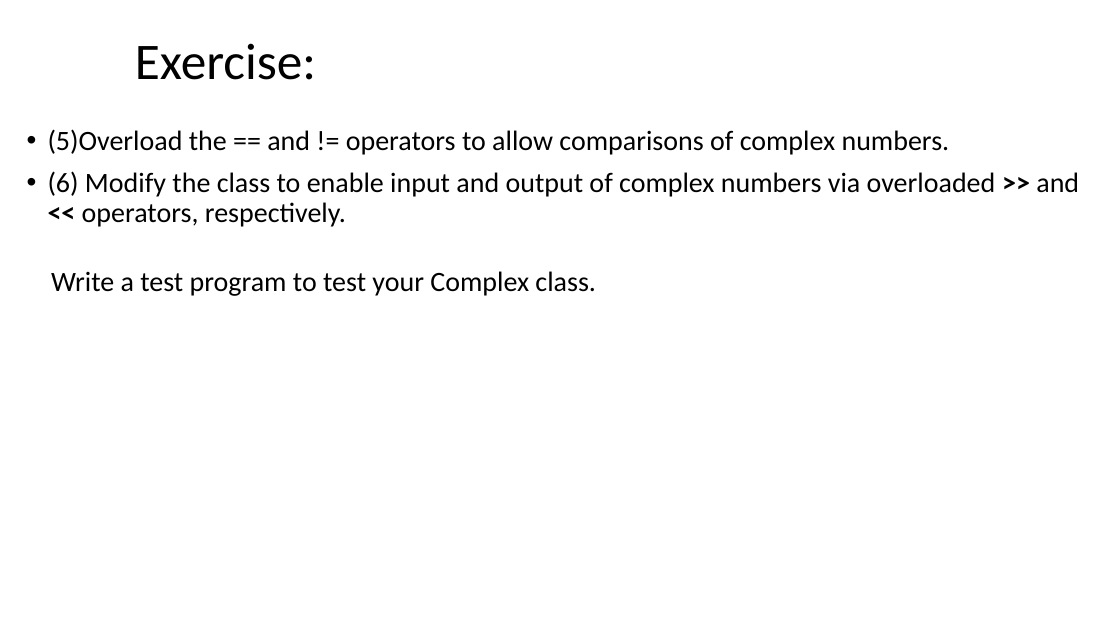
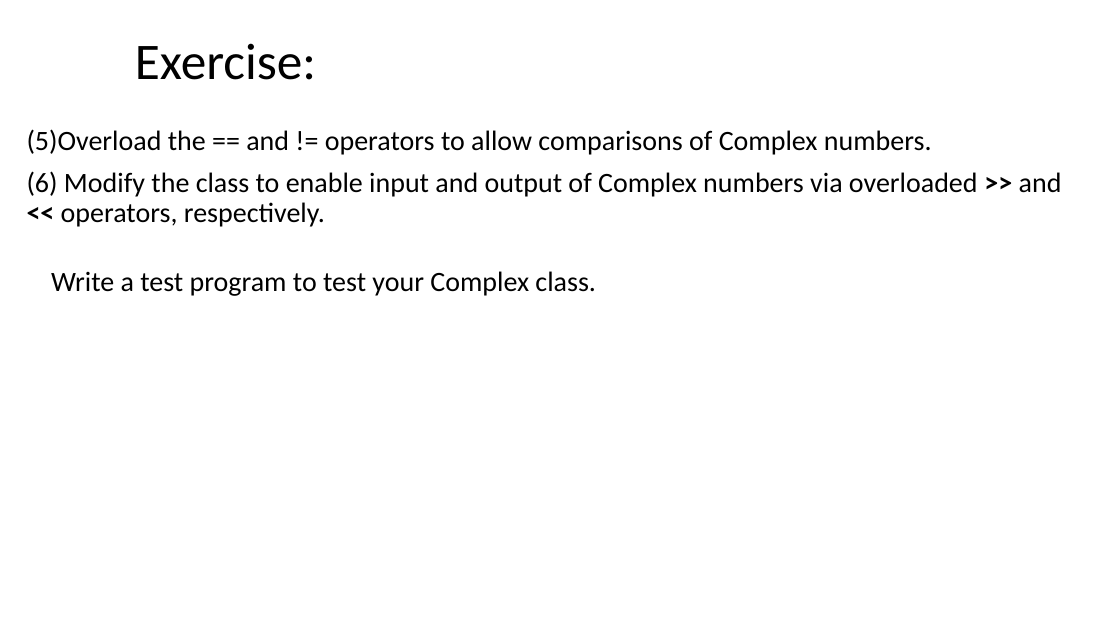
Before and after one commit to ShiqiYu/CPP, a slide deck: slide 10 of week10/Lab10.pptx (slide 23 before the commit). Drawn at 1120x630 pixels with LibreOffice and Linux fonts; fonts in the diff are those of the drawing; background and template pictures are left out. Boxes give left, top, right and bottom in pixels: in the first picture for what was removed or moved away, otherwise in the second. Text is boxed around its words. In the diff, an @@ line names an element or a change of style, - is before the commit and + after.

```diff
--- a/week10/Lab10.pptx
+++ b/week10/Lab10.pptx
@@ text at (x1=27, y1=129, x2=1062, y2=227): text changed @@
-• (5)Overload the == and != operators to allow comparisons of complex numbers.
-• (6) Modify the class to enable input and output of complex numbers via overloaded >> and << operators, respectively.
+(5)Overload the == and != operators to allow comparisons of Complex numbers.
+(6) Modify the class to enable input and output of Complex numbers via overloaded >> and << operators, respectively.
```
Also in this commit, not shown: 6 other slides changed, 13 slides removed.
